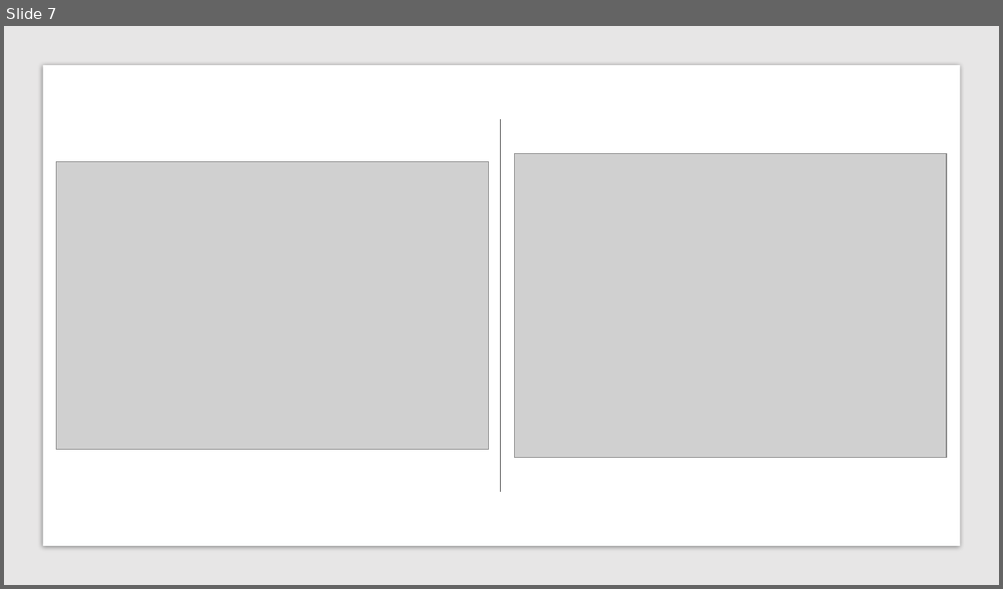
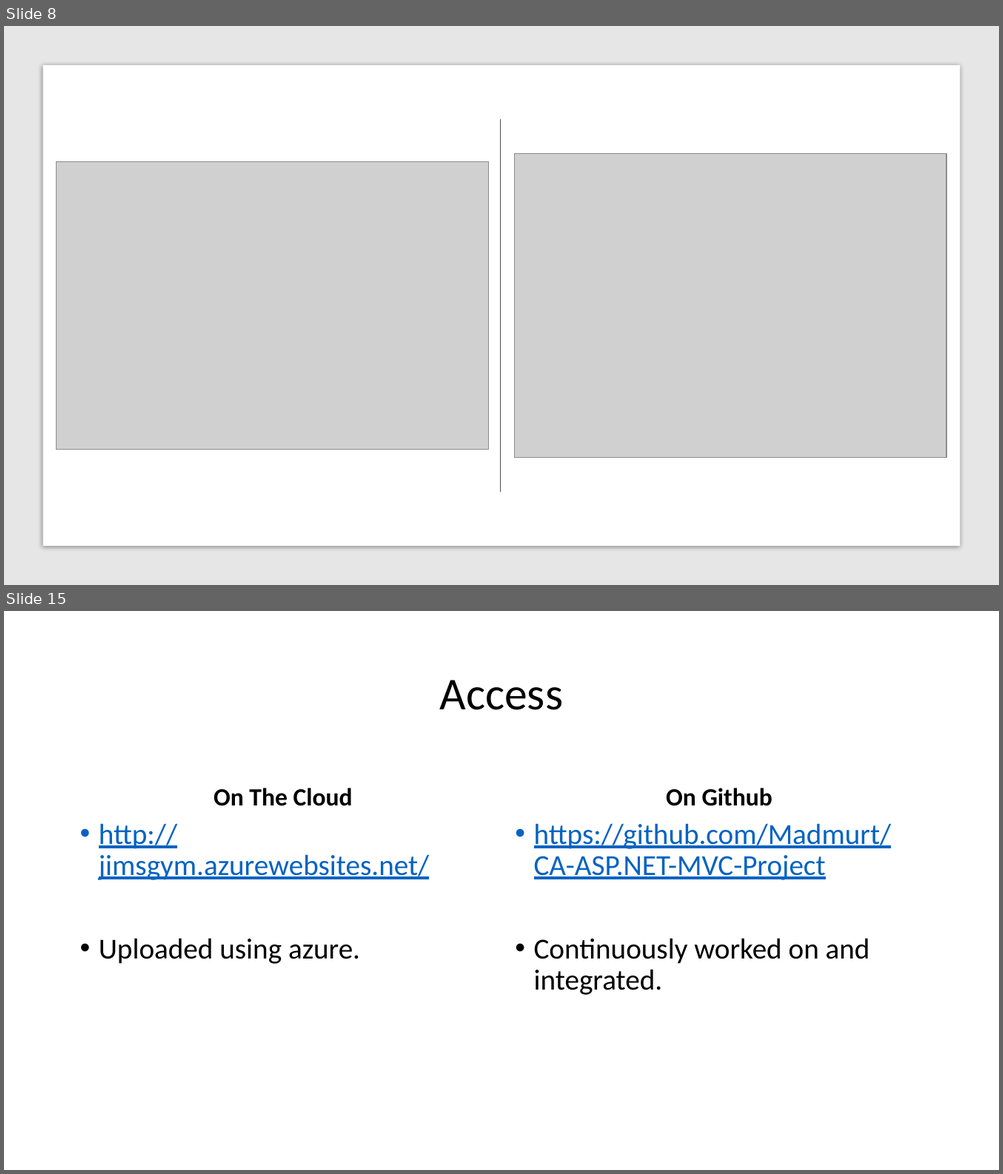
Before and after one commit to Madmurt/CA-ASP.NET-MVC-Project, a slide deck: Jim’s Gym.pptx. Shown one above the other, each under a label of ours: slide 7 before the commit, slides 8 and 15 after it; the slides between them are not shown. The pictures are 1003x589 and 1003x1174 pixels, drawn with LibreOffice and Linux fonts; fonts in the diff are those of the drawing; grey boxes stand for pictures. Boxes give left, top, right and bottom in pixels: in the first picture for what was removed or moved away, otherwise in the second. Text is boxed around its words. In the diff, an @@ line names an element or a change of style, - is before the commit and + after.

Commit message:
Cloud Integration Complete

```diff
--- a/Jim’s Gym.pptx
+++ b/Jim’s Gym.pptx
@@ slide 15 added at [4,611,999,1170], background #FFFFFF @@
@@ title added at [440,680,563,710], 44 pt, text #000000 @@
+Access
@@ text added at [213,788,353,806], 24 pt, text #000000, bold @@
+On The Cloud
@@ text added at [666,788,772,806], 24 pt, text #000000, bold @@
+On Github
@@ text added at [99,823,430,964], 28 pt, text #0563C1, underline @@
+• http://jimsgym.azurewebsites.net/
+• Uploaded using azure.
@@ text added at [534,823,891,995], 28 pt, text #0563C1, underline @@
+• https://github.com/Madmurt/CA-ASP.NET-MVC-Project
+• Continuously worked on and integrated.
@@ what was slide 7 is now slide 8 @@
```
Also in this commit, not shown: 3 slides changed, 7 other slides added, 1 slide removed, 17 other files.
